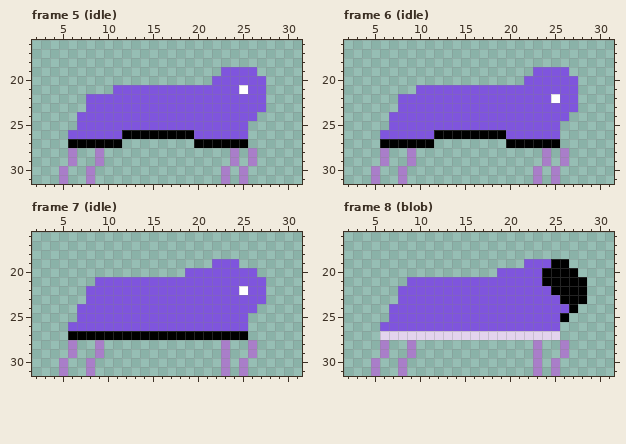
Two versions of one pixel-art file, scenes/hopper/hopper.aseprite. Above is the file before it was changed.
32x32 pixels, 23 frames. Shown: frame 5 (idle): x 2..31, y 16..31; frame 6 (idle): x 2..31, y 16..31; frame 7 (idle): x 2..31, y 16..31; frame 8 (blob): x 2..31, y 16..31. The commit also changed other frames, which this record leaves out.
The same view after the edit:
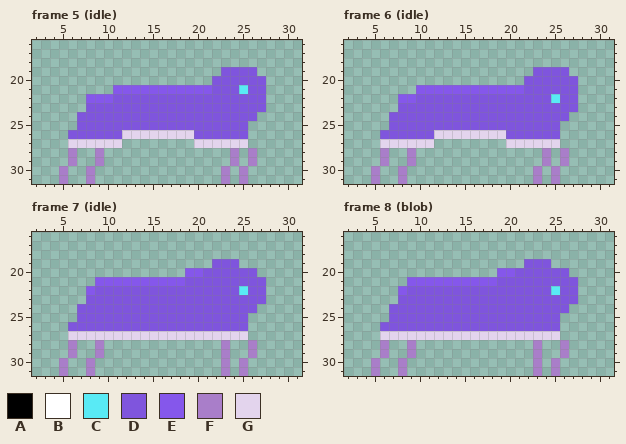
Palette (. is transparent): A #000000  B #ffffff  C #59eaf5  D #7f55dd  E #8557eb  F #a97ec9  G #e3d4ed
From old to new:
layer "blob" now hidden
Frame 5 (idle):
y 21: x 11..21 DDDDDDDDDDD -> EEEEEEEEEEE; x 25 B -> C
y 22: x 8..10 DDD -> EEE
y 26: x 12..19 AAAAAAAA -> GGGGGGGG
y 27: x 6..11 AAAAAA -> GGGGGG; x 20..25 AAAAAA -> GGGGGG
Frame 6 (idle):
y 21: x 10..21 DDDDDDDDDDDD -> EEEEEEEEEEEE
y 22: x 8..9 DD -> EE; x 25 B -> C
y 26: x 12..19 AAAAAAAA -> GGGGGGGG
y 27: x 6..11 AAAAAA -> GGGGGG; x 20..25 AAAAAA -> GGGGGG
Frame 7 (idle):
y 20: x 19..20 DD -> EE
y 21: x 9..18 DDDDDDDDDD -> EEEEEEEEEE
y 22: x 8 D -> E; x 25 B -> C
y 27: x 6..25 AAAAAAAAAAAAAAAAAAAA -> GGGGGGGGGGGGGGGGGGGG
Frame 8 (blob):
y 19: x 25..26 AA -> ..
y 20: x 19..20 DD -> EE; x 24..27 AAAA -> DDD.
y 21: x 9..18 DDDDDDDDDD -> EEEEEEEEEE; x 24..28 AAAAA -> DDDD.
y 22: x 8 D -> E; x 25..28 AAAA -> CDD.
y 23: x 26..28 AAA -> DD.
y 24: x 27 A -> .
y 25: x 26 A -> .
Pixel boxes of the changes (left, top, right, bottom) in both pictures:
changed: (68, 85, 248, 148)
changed: (380, 85, 560, 148)
changed: (68, 268, 248, 340)
changed: (398, 259, 587, 322)
